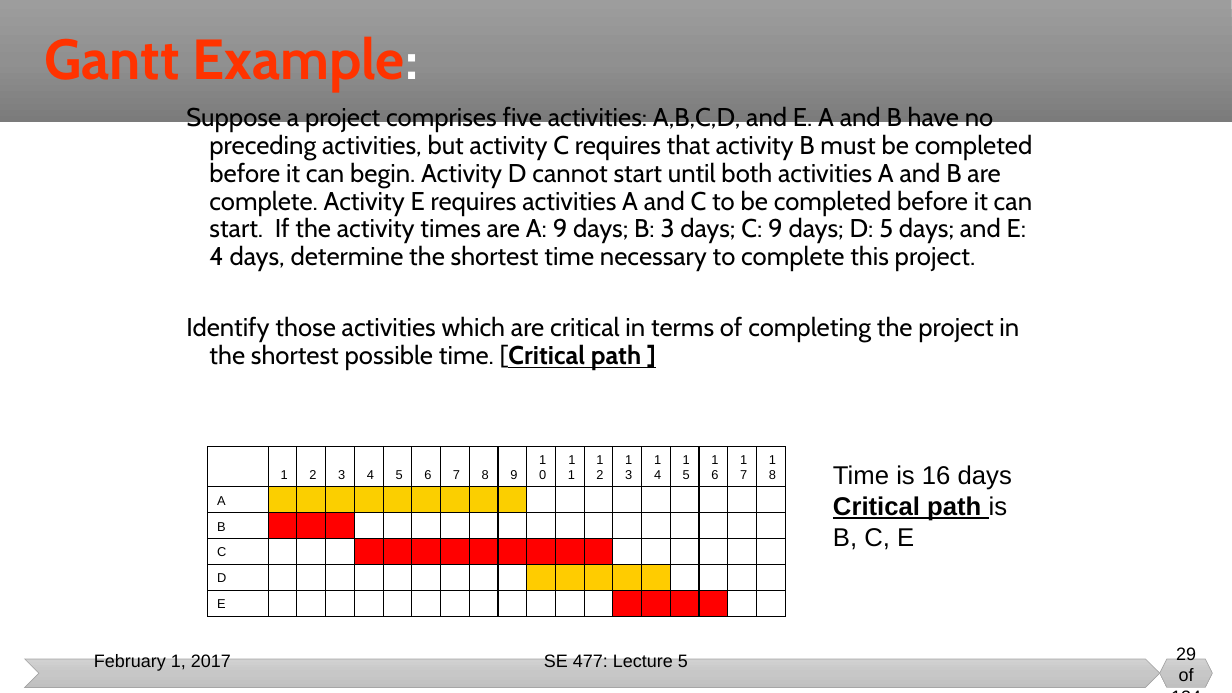
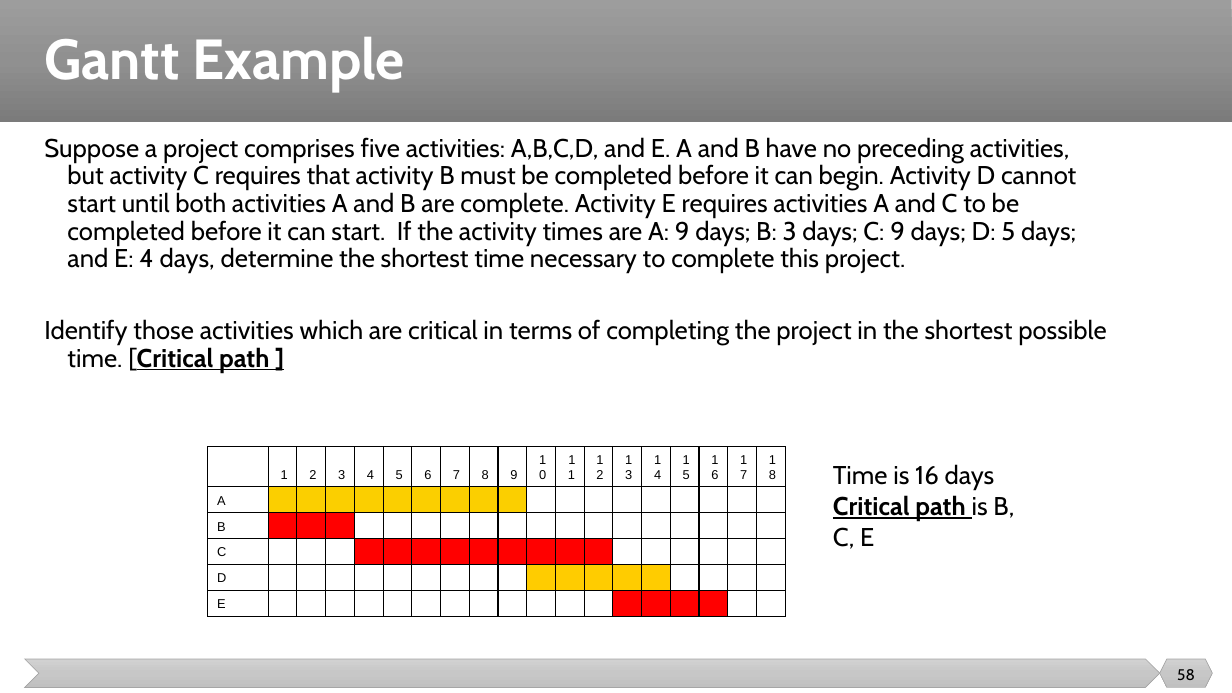
Before and after one commit to malenezi/malenezi, a slide deck: slide 58 of SE423/Lectures/7-Scheduling and Tracking/Scheduling and Tracking.pptx (slide 29 before the commit). Drawn at 1232x693 pixels with LibreOffice and Linux fonts; fonts in the diff are those of the drawing. Boxes give left, top, right and bottom in pixels: in the first picture for what was removed or moved away, otherwise in the second. Text is boxed around its words. In the diff, an @@ line names an element or a change of style, - is before the commit and + after.

```diff
--- a/SE423/Lectures/7-Scheduling and Tracking/Scheduling and Tracking.pptx
+++ b/SE423/Lectures/7-Scheduling and Tracking/Scheduling and Tracking.pptx
@@ title at (44, 37, 405, 92): text changed; text colour #FF3300 to #FFFFFF @@
-Gantt Example:
+Gantt Example
@@ text "Suppose a project comprises five ..." rewrapped from (186, 107, 1033, 370) to (44, 137, 1107, 372) @@
@@ text "Time is 16 days" at (833, 464, 1014, 549): font Arial to Cabin @@
@@ text removed at (94, 654, 231, 671) @@
-February 1, 2017
@@ text removed at (544, 654, 688, 667) @@
-SE 477: Lecture 5
@@ page number at (1177, 669, 1195, 680): text changed; size 14 to 12 pt; font Arial to Cabin @@
-29 of 134
+58
```
Also in this commit, not shown: 64 other slides changed, 51 slides added, 19 slides removed, 12 other files.
